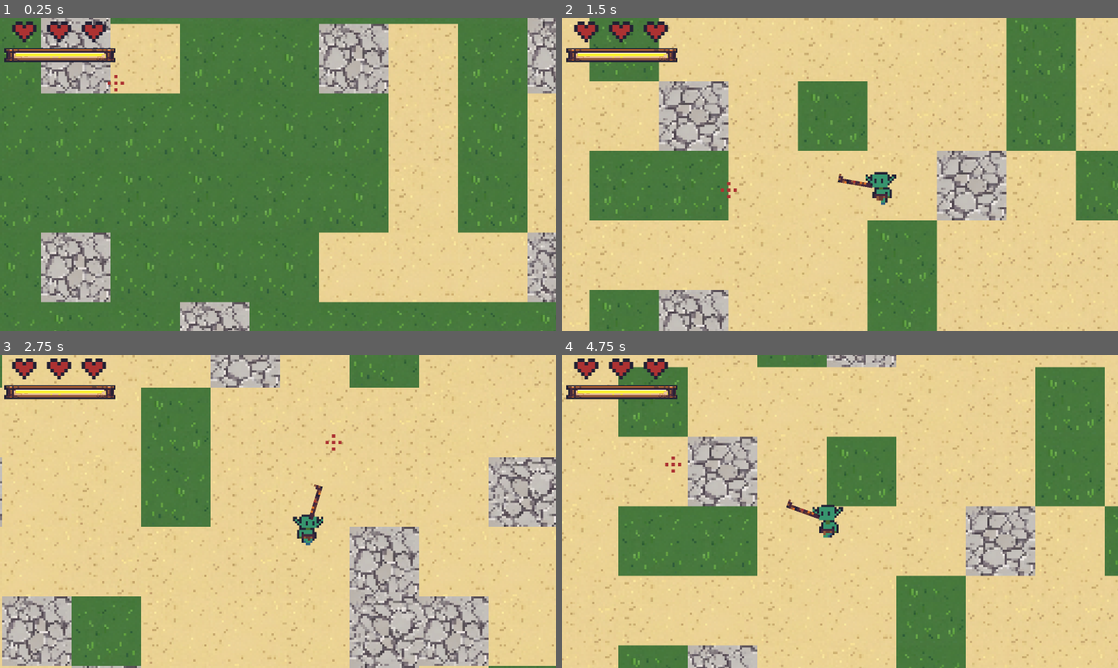
Above: before the commit, frames 1-4 (two rows, left to right).
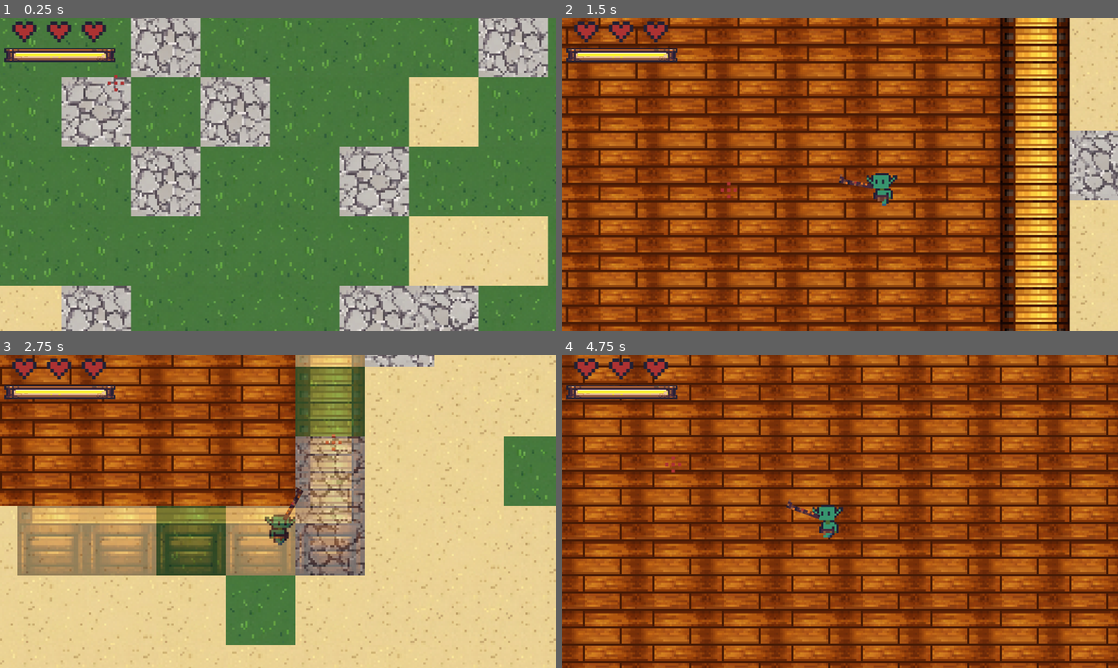
Above: after the commit, the same moments.

Repository: futurediffusion/nuclear-sand-box
Game: Godot game, scene res://scenes/main.tscn
Two runs of this game, one before a commit and one after it. Both use one fixed random seed, a clock stepped at 60 frames per second and the inputs below. The project has no main scene, so this scene is started directly. Sound files missing from this copy of the repository are replaced by a short silence.
Inputs (mouse positions are in pixels of both pictures, inside the frame that each line leads up to):
- Up to frame 1 (0.25 s): no input
- Up to frame 2 (1.5 s): tap Enter at 0.5 s; move the mouse to (962, 158) at 0.52 s; hold Right (move_right) 0.53-1.28 s; click (962, 158) at 0.6 s; move the mouse to (728, 190) at 1.27 s; hold Down (move_down) from 1.28 s (still down); right-click (728, 190) at 1.35 s
- Up to frame 3 (2.75 s): move the mouse to (333, 442) at 2.02 s; release Down (move_down) at 2.03 s; hold Right (move_right) from 2.03 s (still down); tap 1 at 2.1 s
- Up to frame 4 (4.75 s): move the mouse to (812, 574) at 2.77 s; release Right (move_right) at 2.78 s; hold Up (move_up) 2.78-3.53 s; tap 2 at 2.85 s; move the mouse to (1006, 558) at 3.52 s; hold Left (move_left) from 3.53 s (still down); tap 3 at 3.6 s; move the mouse to (673, 464) at 4.27 s; tap 4 at 4.35 s

The runs differ from the first frame. In frame 1, 47% of the frame differs, in the area x 0-100%, y 0-100%; in frame 2, 93%; in frame 3, 66%; in frame 4, 98%.

Commit message:
Fix tavern-centered spawn transform for world chunk init

Diff:
--- a/scripts/world/world.gd
+++ b/scripts/world/world.gd
@@ -97,10 +97,11 @@
 	spawn_tile = get_tavern_center_tile(tavern_chunk)
 
 	# mover player al centro REAL en el mundo
+	var spawn_world: Vector2 = _tile_to_world(spawn_tile)
 	if player:
-		player.global_position = tilemap.map_to_local(spawn_tile)
-
-	current_player_chunk = world_to_chunk(tilemap.map_to_local(spawn_tile))
+		player.global_position = spawn_world
+
+	current_player_chunk = world_to_chunk(spawn_world)
 	update_chunks(current_player_chunk)
 
 func _process(delta: float) -> void:
@@ -435,6 +436,9 @@
 func _world_to_tile(world_pos: Vector2) -> Vector2i:
 	return tilemap.local_to_map(tilemap.to_local(world_pos))
 
+func _tile_to_world(tile_pos: Vector2i) -> Vector2:
+	return tilemap.to_global(tilemap.map_to_local(tile_pos))
+
 func _tile_to_chunk(tile_pos: Vector2i) -> Vector2i:
 	var cx: int = int(floor(float(tile_pos.x) / float(chunk_size)))
 	var cy: int = int(floor(float(tile_pos.y) / float(chunk_size)))
